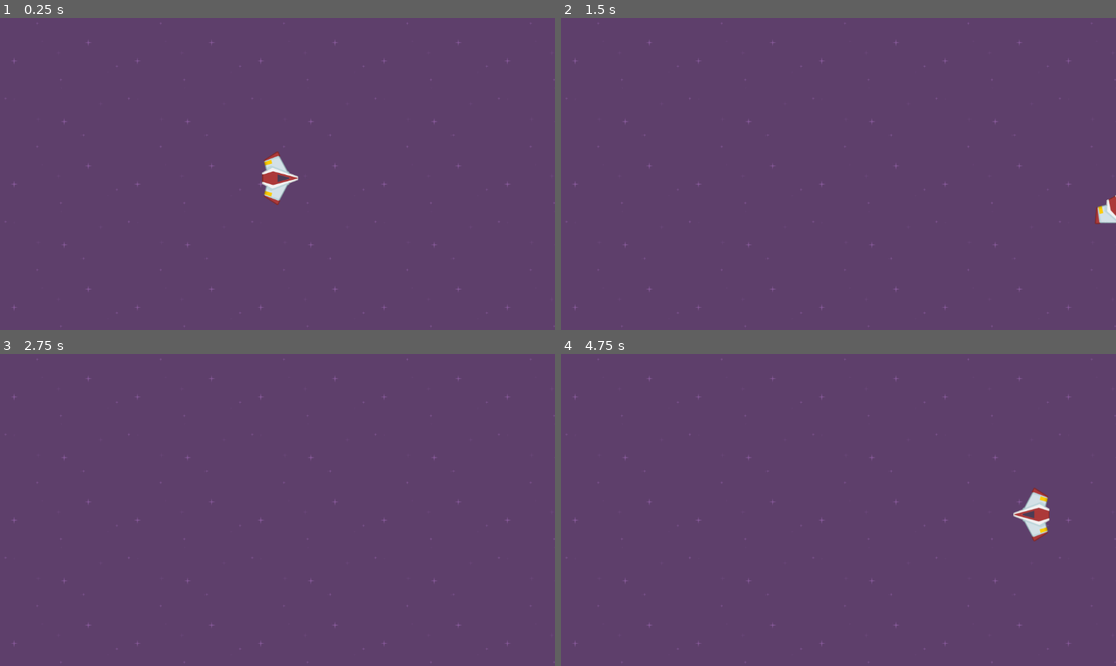
Above: before the commit, frames 1-4 (two rows, left to right).
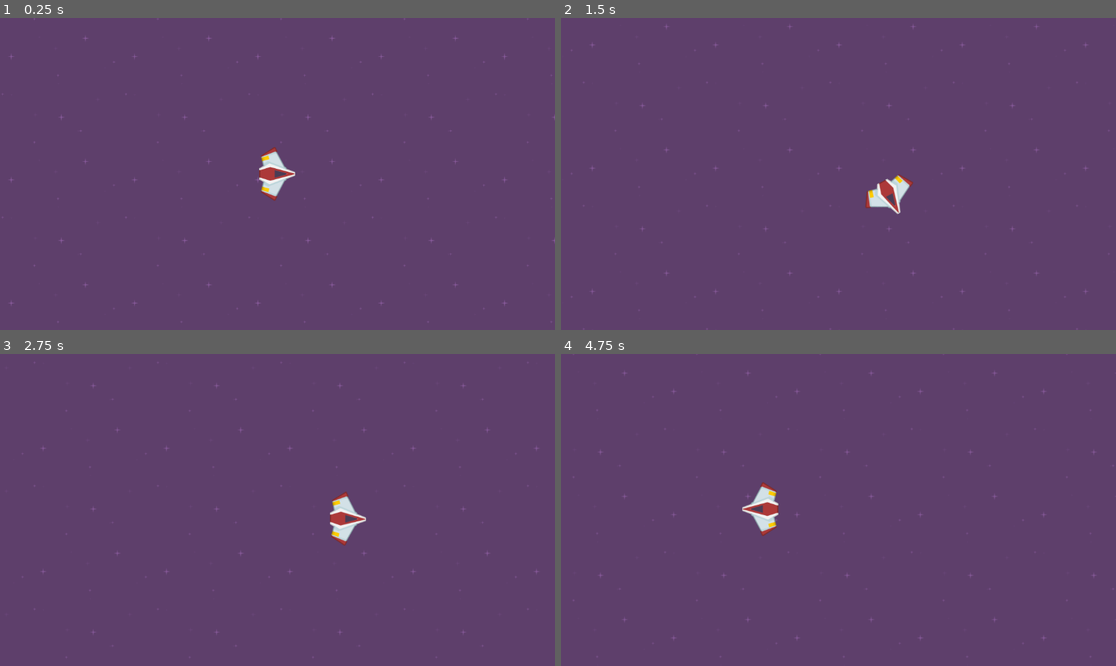
Above: after the commit, the same moments.

Repository: allnato/gd-spaceship
Game: Godot game, scene res://space.tscn
Same seed, same stepped clock (60 frames per second), same inputs: the game is played once before the commit and once after it.
Inputs:
- Up to frame 1 (0.25 s): no input
- Up to frame 2 (1.5 s): tap Enter at 0.5 s; hold D (move_right) 0.53-1.28 s; tap Space (ship_boost) at 0.6, 1.35 s; hold S (move_down) from 1.28 s (still down)
- Up to frame 3 (2.75 s): release S (move_down) at 2.03 s; hold D (move_right) from 2.03 s (still down); tap Space (ship_boost) at 2.1 s
- Up to frame 4 (4.75 s): release D (move_right) at 2.78 s; hold W (move_up) 2.78-3.53 s; tap Space (ship_boost) at 2.85, 3.6, 4.35 s; hold A (move_left) from 3.53 s (still down)

The runs differ from the first frame. In frame 1, 0.9% of the frame differs, in the area x 0-100%, y 0-100%; in frame 2, 1.1%; in frame 3, 0.8%; in frame 4, 1.4%, in the area x 0-100%, y 1-100%.

Commit message:
Add parallax background

Diff:
--- a/Player/player.tscn
+++ b/Player/player.tscn
@@ -15,4 +15,7 @@
 [node name="Boost Timer" type="Timer" parent="Ship"]
 one_shot = true
 
+[node name="Camera2D" type="Camera2D" parent="Ship"]
+position_smoothing_enabled = true
+
 [connection signal="timeout" from="Ship/Boost Timer" to="Ship" method="_on_boost_timer_timeout"]
--- a/space.tscn
+++ b/space.tscn
@@ -5,11 +5,16 @@
 
 [node name="Space" type="Node2D"]
 
-[node name="Background" type="TextureRect" parent="."]
+[node name="Parallax2D" type="Parallax2D" parent="."]
+z_index = -100
+repeat_size = Vector2(256, 256)
+
+[node name="Background" type="TextureRect" parent="Parallax2D"]
 texture_repeat = 2
-offset_right = 1152.0
-offset_bottom = 648.0
+offset_right = 1153.0
+offset_bottom = 652.0
 texture = ExtResource("1_5jrpt")
 stretch_mode = 1
+metadata/_edit_lock_ = true
 
 [node name="Player" parent="." instance=ExtResource("2_6fqw3")]
